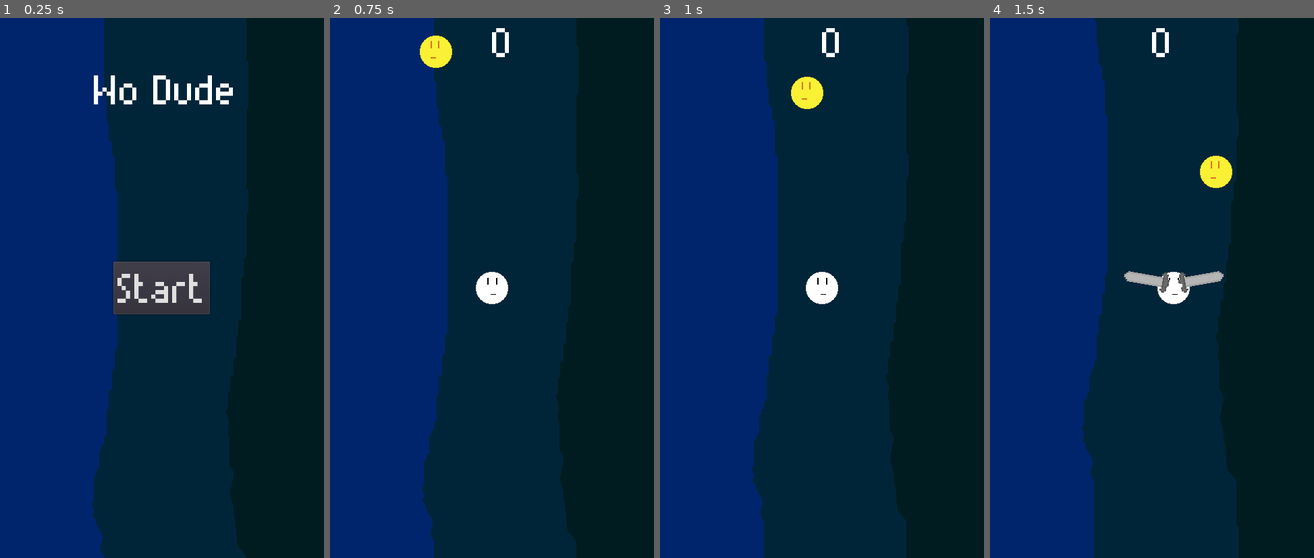
Above: before the commit, frames 1-4 (left to right).
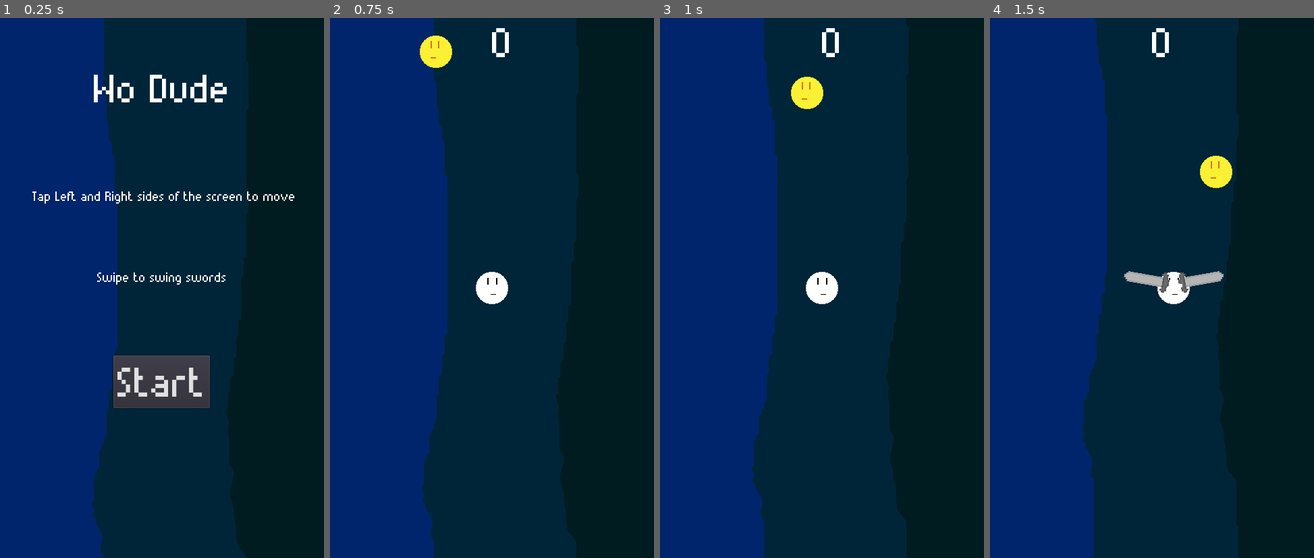
Above: after the commit, the same moments.

Repository: KaufmanDeveloper/gravity-flyer
Game: Godot game, scene res://system/StartMenu.tscn
The game is run twice, just before and just after one commit, with the same random seed, the same clock (stepped at 60 frames per second) and the same inputs.
Inputs (mouse positions are in pixels of both pictures, inside the frame that each line leads up to):
- Up to frame 1 (0.25 s): no input
- Up to frame 2 (0.75 s): click "Start" at 0.5 s
- Up to frame 3 (1 s): no input
- Up to frame 4 (1.5 s): move the mouse to (1223, 261) at 1.27 s; hold Right (ui_right) from 1.28 s (still down); tap X (swipe) at 1.35 s; click (1223, 261) at 1.42 s

The runs differ from the first frame. In frame 1, 7.3% of the frame differs, in the area x 10-91%, y 10-73%; in frame 2, nothing differs; in frame 3, nothing differs; in frame 4, nothing differs.

Commit message:
feat: Add instructions

Diff:
--- a/Gravity Flyer/system/StartMenu.tscn
+++ b/Gravity Flyer/system/StartMenu.tscn
@@ -6,15 +6,23 @@
 
 [sub_resource type="DynamicFont" id=1]
 
+size = 60
+use_mipmaps = false
+use_filter = true
+font_data = ExtResource( 3 )
+_sections_unfolded = [ "Font", "Settings" ]
+
+[sub_resource type="DynamicFont" id=2]
+
 size = 64
 use_mipmaps = false
 use_filter = false
 font_data = ExtResource( 3 )
 _sections_unfolded = [ "Font", "Settings" ]
 
-[sub_resource type="DynamicFont" id=2]
+[sub_resource type="DynamicFont" id=3]
 
-size = 64
+size = 20
 use_mipmaps = false
 use_filter = false
 font_data = ExtResource( 3 )
@@ -71,9 +79,9 @@
 anchor_right = 0.0
 anchor_bottom = 0.0
 margin_left = 168.0
-margin_top = 361.0
+margin_top = 500.0
 margin_right = 311.0
-margin_bottom = 439.0
+margin_bottom = 441.0
 rect_pivot_offset = Vector2( 0, 0 )
 rect_clip_content = false
 focus_mode = 2
@@ -91,4 +99,50 @@
 align = 1
 _sections_unfolded = [ "Margin", "custom_fonts" ]
 
+[node name="Instructions1" type="Label" parent="." index="3"]
+
+anchor_left = 0.0
+anchor_top = 0.0
+anchor_right = 0.0
+anchor_bottom = 0.0
+margin_left = 48.0
+margin_top = 252.0
+margin_right = 438.0
+margin_bottom = 276.0
+rect_pivot_offset = Vector2( 0, 0 )
+rect_clip_content = false
+mouse_filter = 2
+mouse_default_cursor_shape = 0
+size_flags_horizontal = 1
+size_flags_vertical = 4
+custom_fonts/font = SubResource( 3 )
+text = "Tap Left and Right sides of the screen to move"
+percent_visible = 1.0
+lines_skipped = 0
+max_lines_visible = -1
+_sections_unfolded = [ "Theme", "custom_fonts" ]
+
+[node name="Instructions2" type="Label" parent="." index="4"]
+
+anchor_left = 0.0
+anchor_top = 0.0
+anchor_right = 0.0
+anchor_bottom = 0.0
+margin_left = 144.0
+margin_top = 372.0
+margin_right = 440.0
+margin_bottom = 396.0
+rect_pivot_offset = Vector2( 0, 0 )
+rect_clip_content = false
+mouse_filter = 2
+mouse_default_cursor_shape = 0
+size_flags_horizontal = 1
+size_flags_vertical = 4
+custom_fonts/font = SubResource( 3 )
+text = "Swipe to swing swords"
+percent_visible = 1.0
+lines_skipped = 0
+max_lines_visible = -1
+_sections_unfolded = [ "Margin", "Theme", "custom_fonts" ]
+
 [connection signal="pressed" from="Play" to="." method="_on_Play_pressed"]
Not shown: 1 places in Gravity Flyer/system/StartMenu.tscn that only renumber resources
